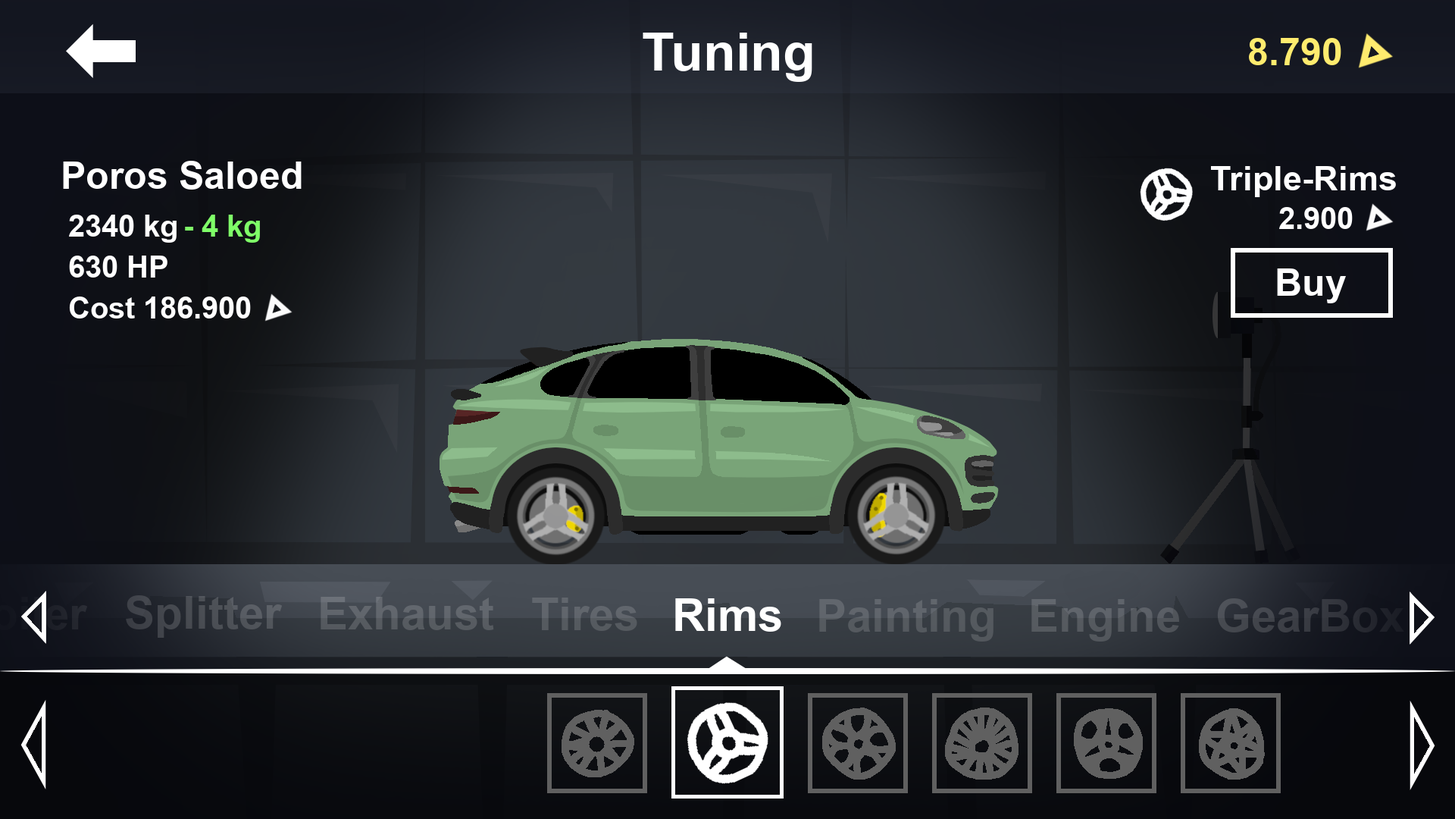
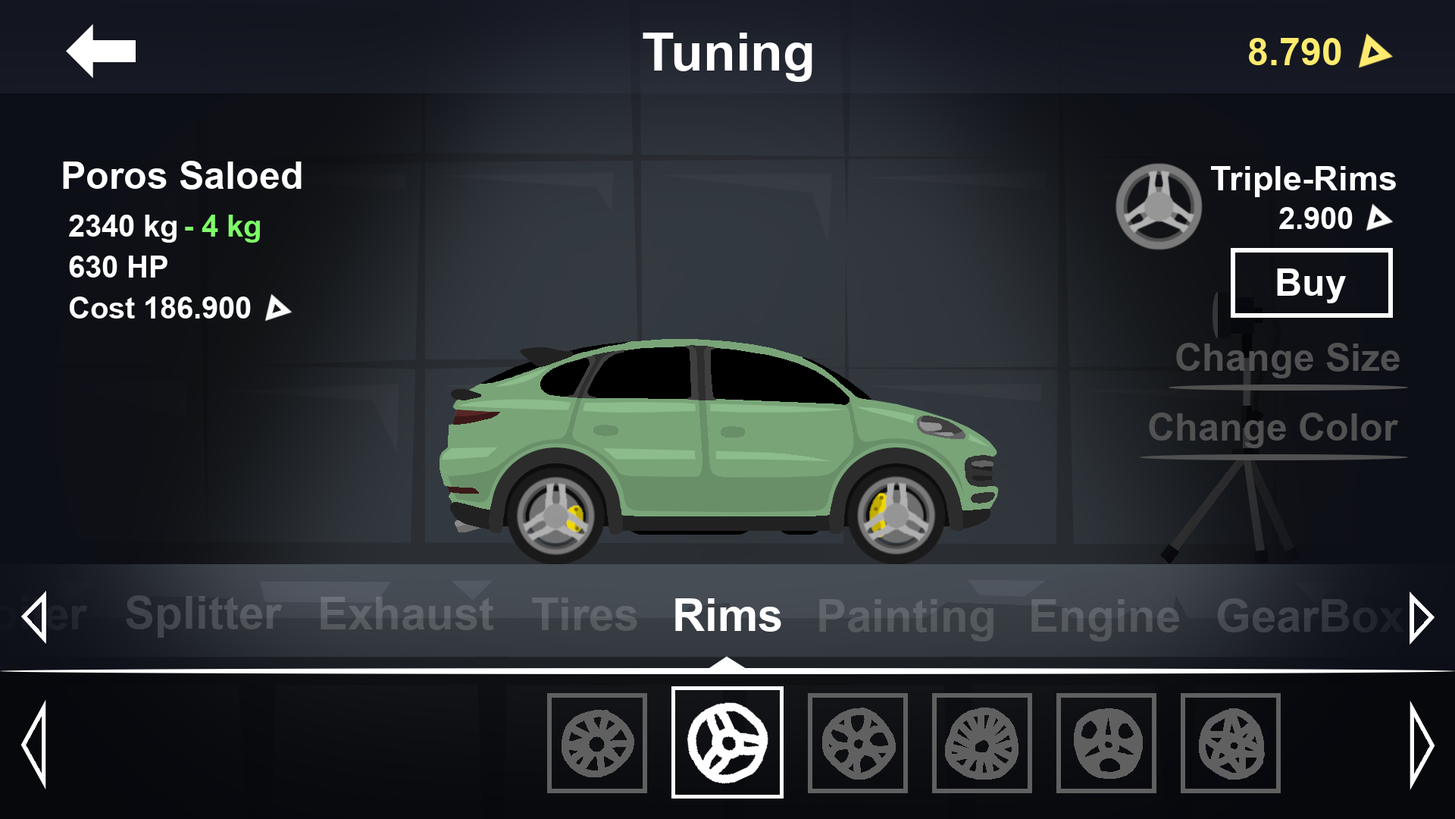
Layer changes from the first 1455 × 819 image to the second:
added layer "Rim1.png" in group "правая менюшка" over [1115, 162, 1203, 251]
added layer "podsize" in group "правая менюшка" over [1140, 342, 1409, 461]
hid "миниквадрат" over [1140, 167, 1194, 222]
